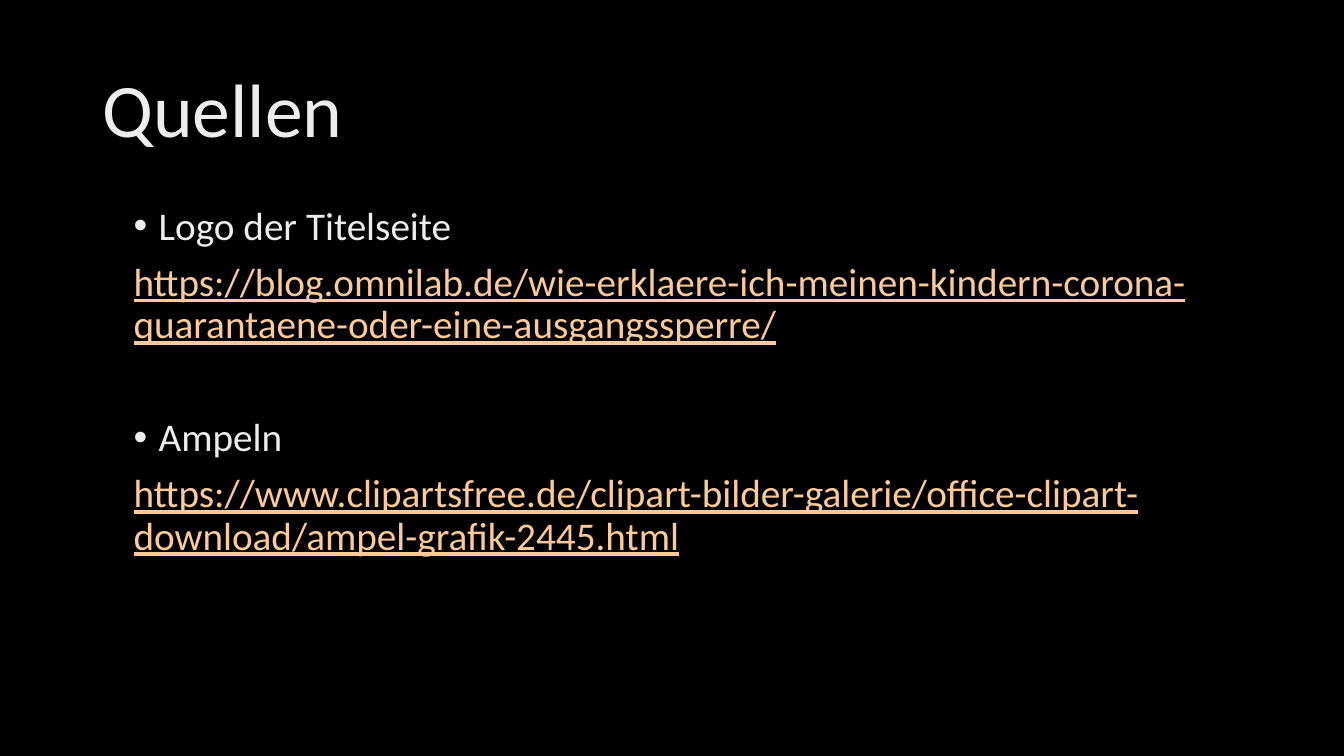
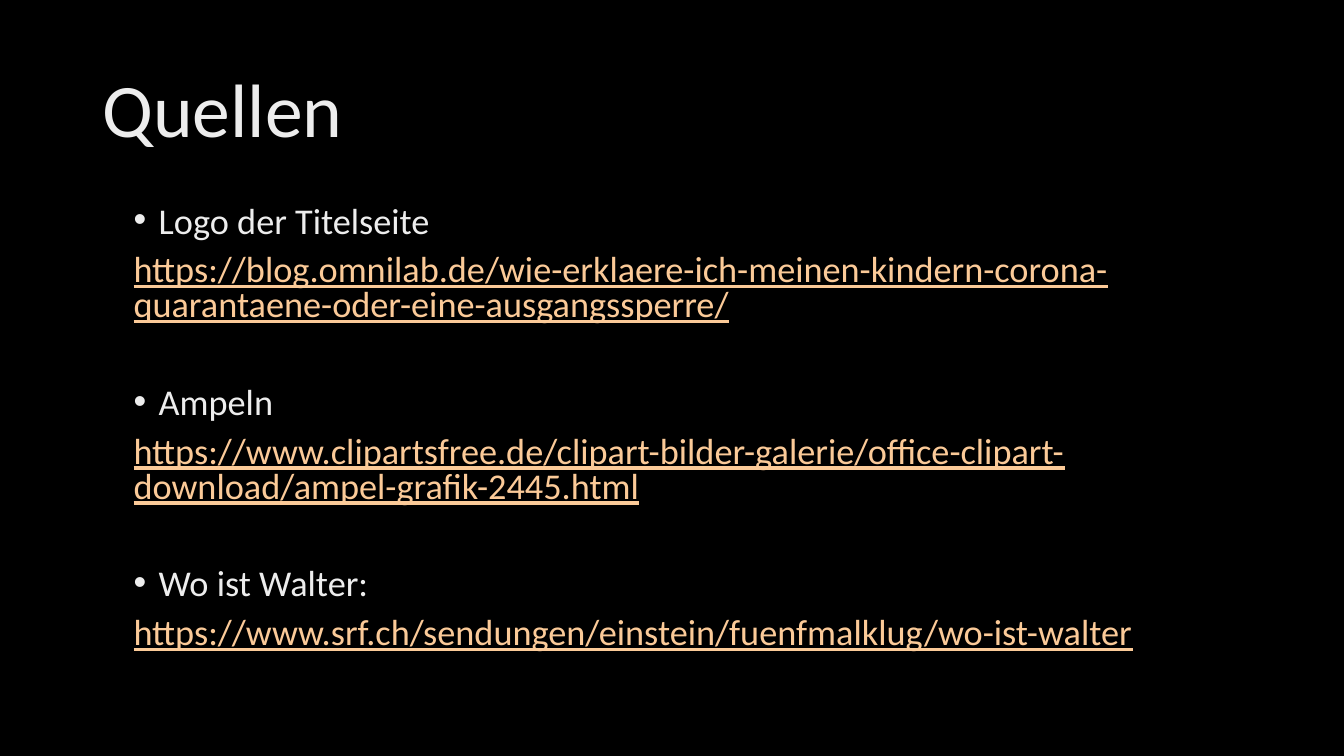
Before and after one commit to theweinzierl/Kektus2, a slide deck: slide 12 of Präsentation_Abgabe_01.pptx. Drawn at 1344x756 pixels with LibreOffice and Linux fonts; fonts in the diff are those of the drawing; background and template pictures are left out. Boxes give left, top, right and bottom in pixels: in the first picture for what was removed or moved away, otherwise in the second. Text is boxed around its words. In the diff, an @@ line names an element or a change of style, - is before the commit and + after.

```diff
--- a/Präsentation_Abgabe_01.pptx
+++ b/Präsentation_Abgabe_01.pptx
@@ text at box(134, 208, 1108, 506): size 28 to 25.9 pt in "Logo der Titelseite", "https://blog.omnilab.de/wie-erklaere-ich-meinen-kindern-coro ...", "Ampeln", "https://www.clipartsfree.de/clipart-bilder-galerie/office-cl ..."; line spacing 0.9 to 0.8 @@
@@ text at box(134, 570, 1132, 652): paragraphs added @@
+• Wo ist Walter:
+https://www.srf.ch/sendungen/einstein/fuenfmalklug/wo-ist-walter
```
Also in this commit, not shown: 1 slide added, 1 slide removed.
